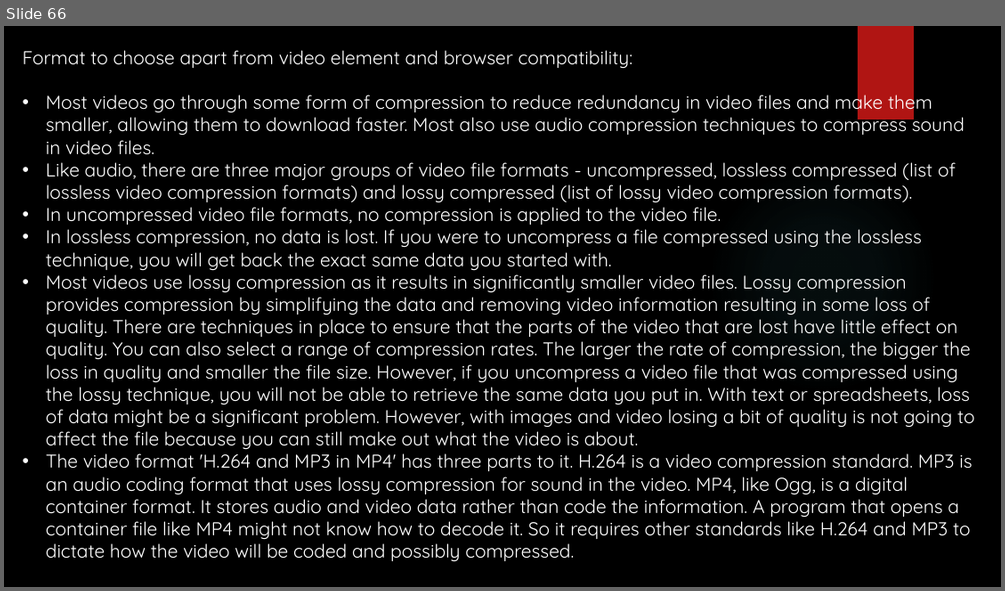
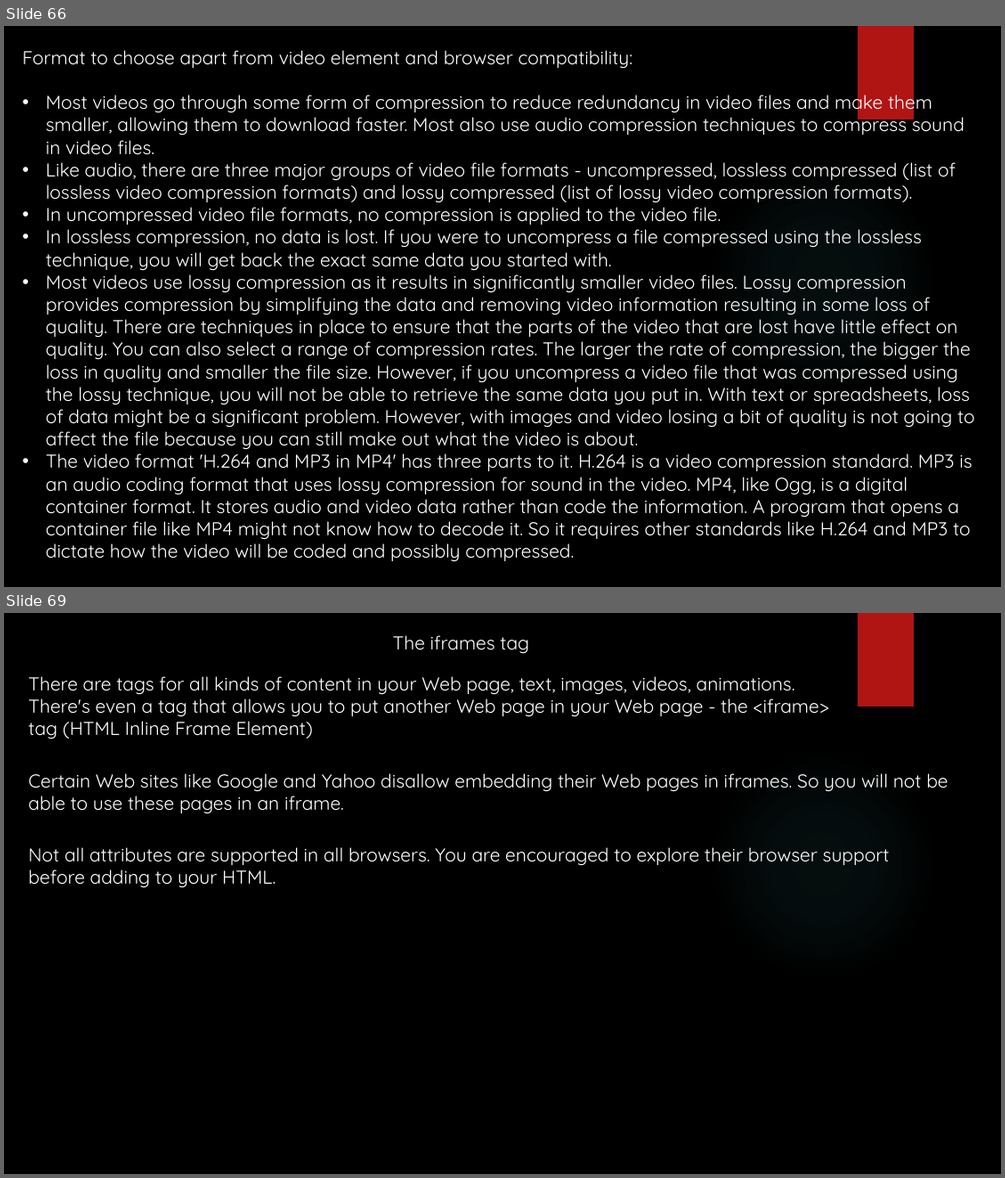
Before and after one commit to yogeshwar1996/HTML5CSS, a slide deck: Fundamentals of HTML and CSS.pptx. Shown one above the other, each under a label of ours: slide 66 before the commit, slides 66 and 69 after it; the slides between them are not shown. The pictures are 1005x591 and 1005x1178 pixels, drawn with LibreOffice and Linux fonts; fonts in the diff are those of the drawing; background and template pictures are left out. Boxes give left, top, right and bottom in pixels: in the first picture for what was removed or moved away, otherwise in the second. Text is boxed around its words. In the diff, an @@ line names an element or a change of style, - is before the commit and + after.

```diff
--- a/Fundamentals of HTML and CSS.pptx
+++ b/Fundamentals of HTML and CSS.pptx
@@ slide 69 added at (x1=4, y1=613, x2=1001, y2=1174), background picture (left out); not listed: 2 template elements that a slide beside it also shows @@
@@ text added at (x1=393, y1=635, x2=529, y2=654), 18 pt, text #FFFFFF @@
+The iframes tag
@@ text added at (x1=28, y1=676, x2=829, y2=739), 18 pt, text #FFFFFF @@
+There are tags for all kinds of content in your Web page, text, images, videos, animations. There's even a tag that allows you to put another Web page in your Web page - the <iframe> tag (HTML Inline Frame Element)
@@ text added at (x1=28, y1=773, x2=947, y2=814), 18 pt, text #FFFFFF @@
+Certain Web sites like Google and Yahoo disallow embedding their Web pages in iframes. So you will not be able to use these pages in an iframe.
@@ text added at (x1=28, y1=847, x2=890, y2=888), 18 pt, text #FFFFFF @@
+Not all attributes are supported in all browsers. You are encouraged to explore their browser support before adding to your HTML.
```
Also in this commit, not shown: 2 other slides added, 2 other files.
